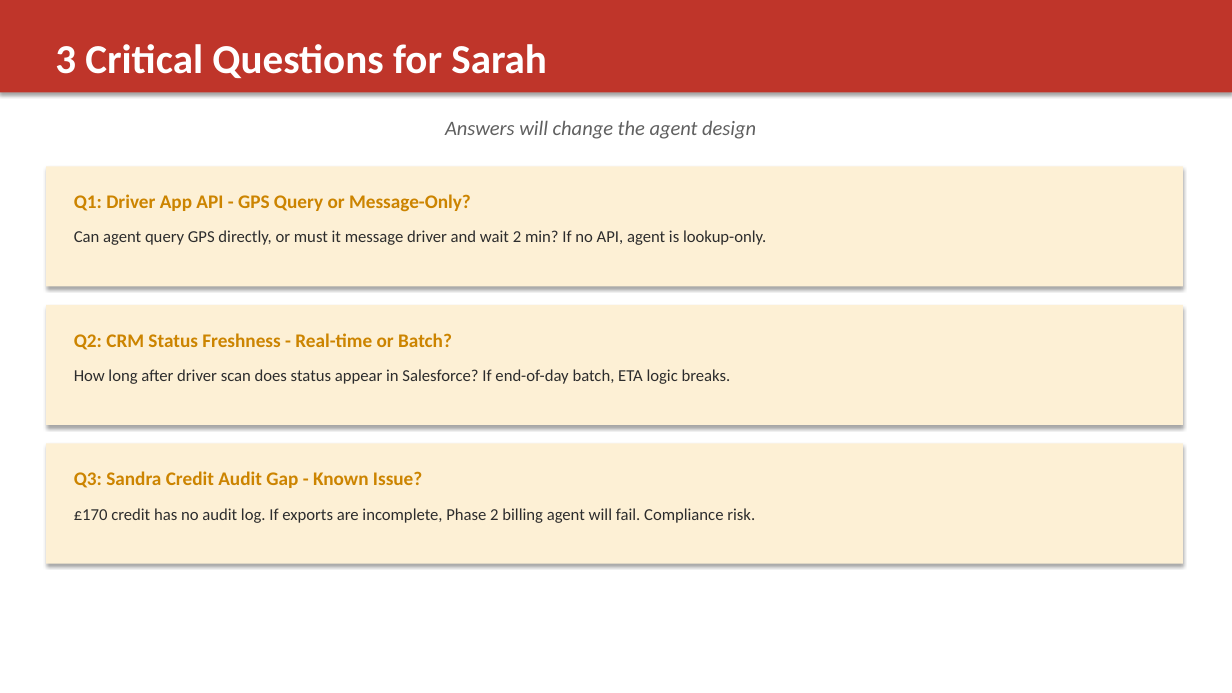
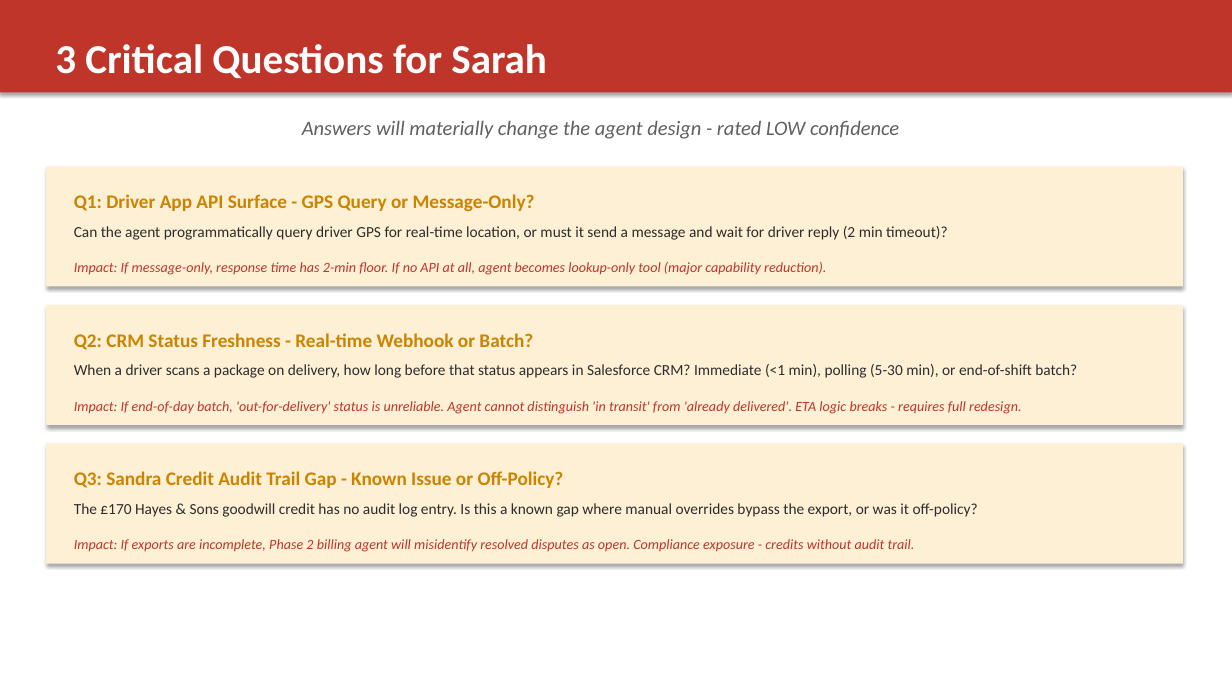
Before and after one commit to aohagan1234/FDE-practice-week2, a slide deck: slide 8 of FDE-assessment-week2/Gate2-Final-Presentation.pptx (slide 4 before the commit). Drawn at 1232x693 pixels with LibreOffice and Linux fonts; fonts in the diff are those of the drawing. Boxes give left, top, right and bottom in pixels: in the first picture for what was removed or moved away, otherwise in the second. Text is boxed around its words. In the diff, an @@ line names an element or a change of style, - is before the commit and + after.

```diff
--- a/FDE-assessment-week2/Gate2-Final-Presentation.pptx
+++ b/FDE-assessment-week2/Gate2-Final-Presentation.pptx
@@ text at [302, 121, 899, 139]: text changed @@
-Answers will change the agent design
+Answers will materially change the agent design - rated LOW confidence
@@ text at [74, 194, 535, 212]: text changed @@
-Q1: Driver App API - GPS Query or Message-Only?
+Q1: Driver App API Surface - GPS Query or Message-Only?
@@ text at [74, 226, 948, 240]: text changed; size 13 to 12 pt @@
-Can agent query GPS directly, or must it message driver and wait 2 min? If no API, agent is lookup-only.
+Can the agent programmatically query driver GPS for real-time location, or must it send a message and wait for driver reply (2 min timeout)?
@@ text added at [74, 262, 826, 275], 11 pt, text #BF352A, italic @@
+Impact: If message-only, response time has 2-min floor. If no API at all, agent becomes lookup-only tool (major capability reduction).
@@ text at [74, 333, 533, 350]: text changed @@
-Q2: CRM Status Freshness - Real-time or Batch?
+Q2: CRM Status Freshness - Real-time Webhook or Batch?
@@ text added at [74, 364, 1077, 378], 12 pt, text #2D2D2D @@
+When a driver scans a package on delivery, how long before that status appears in Salesforce CRM? Immediate (<1 min), polling (5-30 min), or end-of-shift batch?
@@ text at [74, 401, 1021, 414]: text changed; size 13 to 11 pt; text colour #2D2D2D to #BF352A; italic on @@
-How long after driver scan does status appear in Salesforce? If end-of-day batch, ETA logic breaks.
+Impact: If end-of-day batch, 'out-for-delivery' status is unreliable. Agent cannot distinguish 'in transit' from 'already delivered'. ETA logic breaks - requires full redesign.
@@ text at [74, 471, 564, 488]: text changed @@
-Q3: Sandra Credit Audit Gap - Known Issue?
+Q3: Sandra Credit Audit Trail Gap - Known Issue or Off-Policy?
@@ text added at [74, 503, 978, 517], 12 pt, text #2D2D2D @@
+The £170 Hayes & Sons goodwill credit has no audit log entry. Is this a known gap where manual overrides bypass the export, or was it off-policy?
@@ text at [74, 539, 915, 552]: text changed; size 13 to 11 pt; text colour #2D2D2D to #BF352A; italic on @@
-£170 credit has no audit log. If exports are incomplete, Phase 2 billing agent will fail. Compliance risk.
+Impact: If exports are incomplete, Phase 2 billing agent will misidentify resolved disputes as open. Compliance exposure - credits without audit trail.
```
Also in this commit, not shown: 3 other slides changed, 5 slides added, 1 slide removed, 1 other file.
